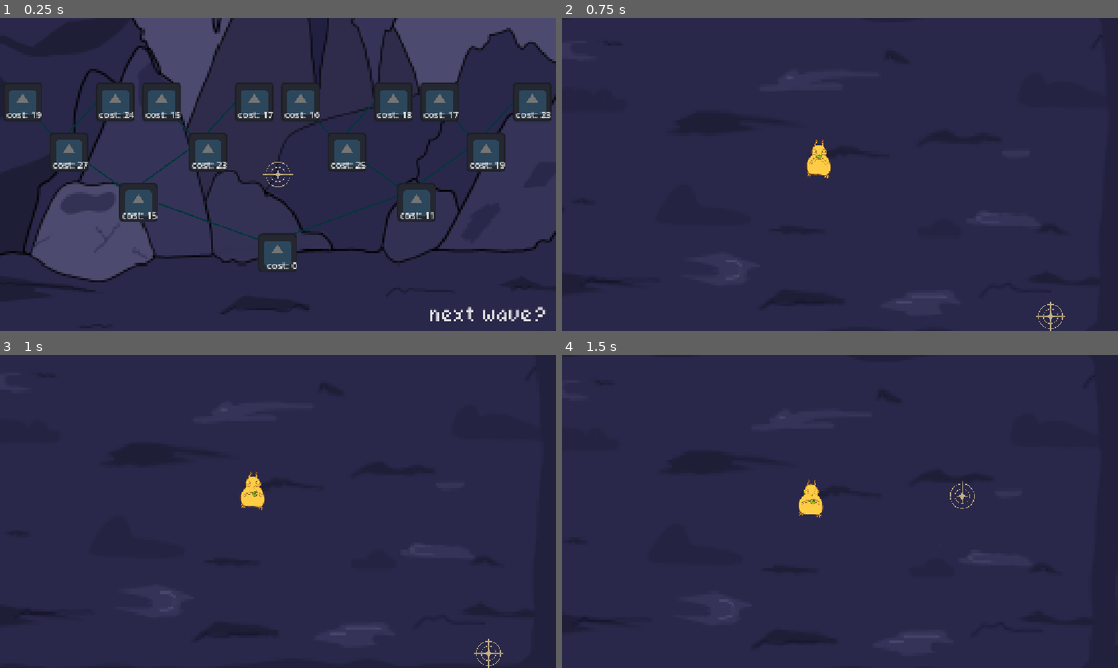
Above: before the commit, frames 1-4 (two rows, left to right).
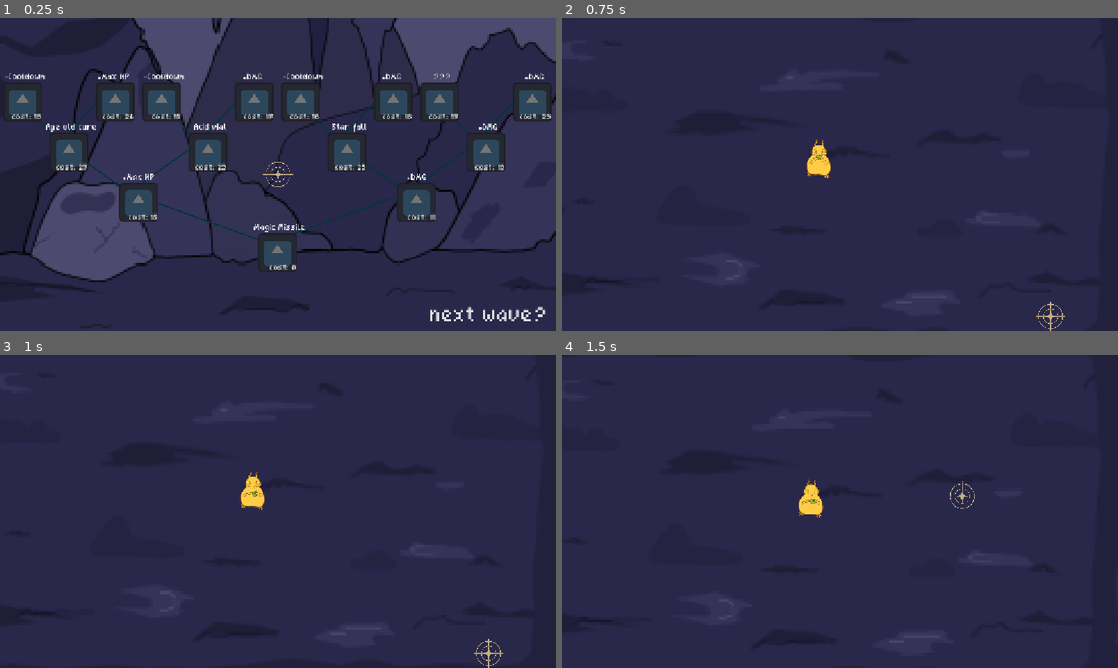
Above: after the commit, the same moments.

Repository: KittyNinjakato/Teenager-Game-Jam
Game: Godot game, scene res://scenes/skill_tree_ui.tscn
Two runs of this game, one before a commit and one after it. Both use one fixed random seed, a clock stepped at 60 frames per second and the inputs below. This scene is started directly instead of the project's main scene. The engine's default icon, where the game draws it, is replaced by a stand-in: a white triangle on a blue panel in a dark square.
Inputs (mouse positions are in pixels of both pictures, inside the frame that each line leads up to):
- Up to frame 1 (0.25 s): no input
- Up to frame 2 (0.75 s): click "next wave?" at 0.5 s
- Up to frame 3 (1 s): no input
- Up to frame 4 (1.5 s): move the mouse to (962, 495) at 1.27 s; click (962, 495) at 1.35 s

The runs differ from the first frame. In frame 1, 2.3% of the frame differs, in the area x 0-100%, y 17-81%; in frame 2, nothing differs; in frame 3, nothing differs; in frame 4, nothing differs.

Commit message:
Added labels + menu music
labelled all the skills on the skill tree and added the menu music

Diff:
--- /dev/null
+++ b/just-a-lil-guy/default_bus_layout.tres
@@ -0,0 +1,15 @@
+[gd_resource type="AudioBusLayout" format=3 uid="uid://30nekxguahlk"]
+
+[resource]
+bus/1/name = &"Music"
+bus/1/solo = false
+bus/1/mute = false
+bus/1/bypass_fx = false
+bus/1/volume_db = -5.042245
+bus/1/send = &"Master"
+bus/2/name = &"SFX"
+bus/2/solo = false
+bus/2/mute = false
+bus/2/bypass_fx = false
+bus/2/volume_db = 0.0
+bus/2/send = &"Master"
--- a/just-a-lil-guy/scenes/lil_guy.tscn
+++ b/just-a-lil-guy/scenes/lil_guy.tscn
@@ -11,6 +11,7 @@
 [ext_resource type="Texture2D" uid="uid://b8fh5cur4yfuj" path="res://sprites/Gub10.webp" id="8_q2svl"]
 
 [sub_resource type="CircleShape2D" id="CircleShape2D_ypebk"]
+radius = 8.0
 
 [sub_resource type="AtlasTexture" id="AtlasTexture_bu4hj"]
 atlas = ExtResource("1_01xe7")
--- a/just-a-lil-guy/scenes/skill_tree_ui.tscn
+++ b/just-a-lil-guy/scenes/skill_tree_ui.tscn
@@ -49,7 +49,8 @@
 offset_top = -23.0
 grow_horizontal = 0
 grow_vertical = 0
-theme_override_font_sizes/font_size = 10
+theme_override_fonts/font = ExtResource("4_8jy26")
+theme_override_font_sizes/font_size = 8
 text = "cost: 0"
 horizontal_alignment = 2
 vertical_alignment = 2
@@ -76,7 +77,8 @@
 offset_top = -23.0
 grow_horizontal = 0
 grow_vertical = 0
-theme_override_font_sizes/font_size = 10
+theme_override_fonts/font = ExtResource("4_8jy26")
+theme_override_font_sizes/font_size = 8
 text = "cost: 15"
 horizontal_alignment = 2
 vertical_alignment = 2
@@ -103,7 +105,8 @@
 offset_top = -23.0
 grow_horizontal = 0
 grow_vertical = 0
-theme_override_font_sizes/font_size = 10
+theme_override_fonts/font = ExtResource("4_8jy26")
+theme_override_font_sizes/font_size = 8
 text = "cost: 27"
 horizontal_alignment = 2
 vertical_alignment = 2
@@ -129,7 +132,8 @@
 offset_top = -23.0
 grow_horizontal = 0
 grow_vertical = 0
-theme_override_font_sizes/font_size = 10
+theme_override_fonts/font = ExtResource("4_8jy26")
+theme_override_font_sizes/font_size = 8
 text = "cost: 19"
 horizontal_alignment = 2
 vertical_alignment = 2
@@ -155,7 +159,8 @@
 offset_top = -23.0
 grow_horizontal = 0
 grow_vertical = 0
-theme_override_font_sizes/font_size = 10
+theme_override_fonts/font = ExtResource("4_8jy26")
+theme_override_font_sizes/font_size = 8
 text = "cost: 24"
 horizontal_alignment = 2
 vertical_alignment = 2
@@ -182,7 +187,8 @@
 offset_top = -23.0
 grow_horizontal = 0
 grow_vertical = 0
-theme_override_font_sizes/font_size = 10
+theme_override_fonts/font = ExtResource("4_8jy26")
+theme_override_font_sizes/font_size = 8
 text = "cost: 23"
 horizontal_alignment = 2
 vertical_alignment = 2
@@ -209,7 +215,8 @@
 offset_top = -23.0
 grow_horizontal = 0
 grow_vertical = 0
-theme_override_font_sizes/font_size = 10
+theme_override_fonts/font = ExtResource("4_8jy26")
+theme_override_font_sizes/font_size = 8
 text = "cost: 15"
 horizontal_alignment = 2
 vertical_alignment = 2
@@ -236,7 +243,8 @@
 offset_top = -23.0
 grow_horizontal = 0
 grow_vertical = 0
-theme_override_font_sizes/font_size = 10
+theme_override_fonts/font = ExtResource("4_8jy26")
+theme_override_font_sizes/font_size = 8
 text = "cost: 17"
 horizontal_alignment = 2
 vertical_alignment = 2
@@ -266,7 +274,8 @@
 offset_top = -23.0
 grow_horizontal = 0
 grow_vertical = 0
-theme_override_font_sizes/font_size = 10
+theme_override_fonts/font = ExtResource("4_8jy26")
+theme_override_font_sizes/font_size = 8
 text = "cost: 11"
 horizontal_alignment = 2
 vertical_alignment = 2
@@ -293,7 +302,8 @@
 offset_top = -23.0
 grow_horizontal = 0
 grow_vertical = 0
-theme_override_font_sizes/font_size = 10
+theme_override_fonts/font = ExtResource("4_8jy26")
+theme_override_font_sizes/font_size = 8
 text = "cost: 25"
 horizontal_alignment = 2
 vertical_alignment = 2
@@ -320,7 +330,8 @@
 offset_top = -23.0
 grow_horizontal = 0
 grow_vertical = 0
-theme_override_font_sizes/font_size = 10
+theme_override_fonts/font = ExtResource("4_8jy26")
+theme_override_font_sizes/font_size = 8
 text = "cost: 16"
 horizontal_alignment = 2
 vertical_alignment = 2
@@ -347,7 +358,8 @@
 offset_top = -23.0
 grow_horizontal = 0
 grow_vertical = 0
-theme_override_font_sizes/font_size = 10
+theme_override_fonts/font = ExtResource("4_8jy26")
+theme_override_font_sizes/font_size = 8
 text = "cost: 18"
 horizontal_alignment = 2
 vertical_alignment = 2
@@ -374,7 +386,8 @@
 offset_top = -23.0
 grow_horizontal = 0
 grow_vertical = 0
-theme_override_font_sizes/font_size = 10
+theme_override_fonts/font = ExtResource("4_8jy26")
+theme_override_font_sizes/font_size = 8
 text = "cost: 19"
 horizontal_alignment = 2
 vertical_alignment = 2
@@ -401,7 +414,8 @@
 offset_top = -23.0
 grow_horizontal = 0
 grow_vertical = 0
-theme_override_font_sizes/font_size = 10
+theme_override_fonts/font = ExtResource("4_8jy26")
+theme_override_font_sizes/font_size = 8
 text = "cost: 17"
 horizontal_alignment = 2
 vertical_alignment = 2
@@ -416,19 +430,20 @@
 metadata/Skill_name = "Skill_button_15"
 metadata/essence_cost = 23
 
-[node name="Label" type="Label" parent="skill_button_1/skill_button_3/skill_button_7/skill_button_15" unique_id=1647932720]
-z_index = 1
-layout_mode = 1
-anchors_preset = 3
-anchor_left = 1.0
-anchor_top = 1.0
-anchor_right = 1.0
-anchor_bottom = 1.0
-offset_left = -40.0
-offset_top = -23.0
-grow_horizontal = 0
-grow_vertical = 0
-theme_override_font_sizes/font_size = 10
+[node name="cost_label_15" type="Label" parent="skill_button_1/skill_button_3/skill_button_7/skill_button_15" unique_id=1647932720]
+z_index = 1
+layout_mode = 1
+anchors_preset = 3
+anchor_left = 1.0
+anchor_top = 1.0
+anchor_right = 1.0
+anchor_bottom = 1.0
+offset_left = -40.0
+offset_top = -23.0
+grow_horizontal = 0
+grow_vertical = 0
+theme_override_fonts/font = ExtResource("4_8jy26")
+theme_override_font_sizes/font_size = 8
 text = "cost: 23"
 horizontal_alignment = 2
 vertical_alignment = 2
@@ -461,4 +476,292 @@
 z_index = 4096
 position = Vector2(576.99994, 413.99997)
 
+[node name="skill_label_1" type="Label" parent="." unique_id=688195880]
+z_index = 1
+layout_mode = 1
+anchors_preset = 7
+anchor_left = 0.5
+anchor_top = 1.0
+anchor_right = 0.5
+anchor_bottom = 1.0
+offset_left = -48.0
+offset_top = -138.0
+offset_right = 58.0
+offset_bottom = -115.0
+grow_horizontal = 2
+grow_vertical = 0
+theme_override_fonts/font = ExtResource("4_8jy26")
+theme_override_font_sizes/font_size = 16
+text = "Magic Missile"
+horizontal_alignment = 1
+vertical_alignment = 2
+
+[node name="skill_label_2" type="Label" parent="." unique_id=872439711]
+z_index = 1
+layout_mode = 1
+anchors_preset = 3
+anchor_left = 1.0
+anchor_top = 1.0
+anchor_right = 1.0
+anchor_bottom = 1.0
+offset_left = -896.0
+offset_top = -242.0
+offset_right = -830.0
+offset_bottom = -219.0
+grow_horizontal = 0
+grow_vertical = 0
+theme_override_fonts/font = ExtResource("4_8jy26")
+theme_override_font_sizes/font_size = 16
+text = "+Max HP"
+horizontal_alignment = 1
+vertical_alignment = 2
+
+[node name="skill_label_3" type="Label" parent="." unique_id=1858875196]
+z_index = 1
+layout_mode = 1
+anchors_preset = 3
+anchor_left = 1.0
+anchor_top = 1.0
+anchor_right = 1.0
+anchor_bottom = 1.0
+offset_left = -320.0
+offset_top = -242.0
+offset_right = -254.0
+offset_bottom = -219.0
+grow_horizontal = 0
+grow_vertical = 0
+theme_override_fonts/font = ExtResource("4_8jy26")
+theme_override_font_sizes/font_size = 16
+text = "+DMG"
+horizontal_alignment = 1
+vertical_alignment = 2
+
+[node name="skill_label_4" type="Label" parent="." unique_id=744787494]
+layout_mode = 1
+anchors_preset = 3
+anchor_left = 1.0
+anchor_top = 1.0
+anchor_right = 1.0
+anchor_bottom = 1.0
+offset_left = -1056.0
+offset_top = -346.0
+offset_right = -950.0
+offset_bottom = -323.0
+grow_horizontal = 0
+grow_vertical = 0
+theme_override_fonts/font = ExtResource("4_8jy26")
+theme_override_font_sizes/font_size = 16
+text = "Age old cure"
+horizontal_alignment = 1
+vertical_alignment = 2
+
+[node name="skill_label_5" type="Label" parent="." unique_id=661759736]
+layout_mode = 1
+anchors_preset = 3
+anchor_left = 1.0
+anchor_top = 1.0
+anchor_right = 1.0
+anchor_bottom = 1.0
+offset_left = -768.0
+offset_top = -346.0
+offset_right = -662.0
+offset_bottom = -323.0
+grow_horizontal = 0
+grow_vertical = 0
+theme_override_fonts/font = ExtResource("4_8jy26")
+theme_override_font_sizes/font_size = 16
+text = "Acid vial"
+horizontal_alignment = 1
+vertical_alignment = 2
+
+[node name="skill_label_6" type="Label" parent="." unique_id=640083873]
+layout_mode = 1
+anchors_preset = 3
+anchor_left = 1.0
+anchor_top = 1.0
+anchor_right = 1.0
+anchor_bottom = 1.0
+offset_left = -480.0
+offset_top = -346.0
+offset_right = -374.0
+offset_bottom = -323.0
+grow_horizontal = 0
+grow_vertical = 0
+theme_override_fonts/font = ExtResource("4_8jy26")
+theme_override_font_sizes/font_size = 16
+text = "Star fall"
+horizontal_alignment = 1
+vertical_alignment = 2
+
+[node name="skill_label_7" type="Label" parent="." unique_id=1723074290]
+layout_mode = 1
+anchors_preset = 3
+anchor_left = 1.0
+anchor_top = 1.0
+anchor_right = 1.0
+anchor_bottom = 1.0
+offset_left = -192.0
+offset_top = -346.0
+offset_right = -86.0
+offset_bottom = -323.0
+grow_horizontal = 0
+grow_vertical = 0
+theme_override_fonts/font = ExtResource("4_8jy26")
+theme_override_font_sizes/font_size = 16
+text = "+DMG"
+horizontal_alignment = 1
+vertical_alignment = 2
+
+[node name="skill_label_8" type="Label" parent="." unique_id=1509319326]
+layout_mode = 1
+anchors_preset = 3
+anchor_left = 1.0
+anchor_top = 1.0
+anchor_right = 1.0
+anchor_bottom = 1.0
+offset_left = -1152.0
+offset_top = -450.0
+offset_right = -1046.0
+offset_bottom = -427.0
+grow_horizontal = 0
+grow_vertical = 0
+theme_override_fonts/font = ExtResource("4_8jy26")
+theme_override_font_sizes/font_size = 16
+text = "-Cooldown"
+horizontal_alignment = 1
+vertical_alignment = 2
+
+[node name="skill_label_9" type="Label" parent="." unique_id=126583638]
+layout_mode = 1
+anchors_preset = 3
+anchor_left = 1.0
+anchor_top = 1.0
+anchor_right = 1.0
+anchor_bottom = 1.0
+offset_left = -968.0
+offset_top = -450.0
+offset_right = -862.0
+offset_bottom = -427.0
+grow_horizontal = 0
+grow_vertical = 0
+theme_override_fonts/font = ExtResource("4_8jy26")
+theme_override_font_sizes/font_size = 16
+text = "+Max HP"
+horizontal_alignment = 1
+vertical_alignment = 2
+
+[node name="skill_label_10" type="Label" parent="." unique_id=1835194001]
+layout_mode = 1
+anchors_preset = 3
+anchor_left = 1.0
+anchor_top = 1.0
+anchor_right = 1.0
+anchor_bottom = 1.0
+offset_left = -864.0
+offset_top = -450.0
+offset_right = -758.0
+offset_bottom = -427.0
+grow_horizontal = 0
+grow_vertical = 0
+theme_override_fonts/font = ExtResource("4_8jy26")
+theme_override_font_sizes/font_size = 16
+text = "-Cooldown"
+horizontal_alignment = 1
+vertical_alignment = 2
+
+[node name="skill_label_11" type="Label" parent="." unique_id=945238715]
+layout_mode = 1
+anchors_preset = 3
+anchor_left = 1.0
+anchor_top = 1.0
+anchor_right = 1.0
+anchor_bottom = 1.0
+offset_left = -680.0
+offset_top = -450.0
+offset_right = -574.0
+offset_bottom = -427.0
+grow_horizontal = 0
+grow_vertical = 0
+theme_override_fonts/font = ExtResource("4_8jy26")
+theme_override_font_sizes/font_size = 16
+text = "+DMG"
+horizontal_alignment = 1
+vertical_alignment = 2
+
+[node name="skill_label_12" type="Label" parent="." unique_id=1881674416]
+layout_mode = 1
+anchors_preset = 3
+anchor_left = 1.0
+anchor_top = 1.0
+anchor_right = 1.0
+anchor_bottom = 1.0
+offset_left = -576.0
+offset_top = -450.0
+offset_right = -470.0
+offset_bottom = -427.0
+grow_horizontal = 0
+grow_vertical = 0
+theme_override_fonts/font = ExtResource("4_8jy26")
+theme_override_font_sizes/font_size = 16
+text = "-Cooldown"
+horizontal_alignment = 1
+vertical_alignment = 2
+
+[node name="skill_label_13" type="Label" parent="." unique_id=1192090777]
+layout_mode = 1
+anchors_preset = 3
+anchor_left = 1.0
+anchor_top = 1.0
+anchor_right = 1.0
+anchor_bottom = 1.0
+offset_left = -392.0
+offset_top = -450.0
+offset_right = -286.0
+offset_bottom = -427.0
+grow_horizontal = 0
+grow_vertical = 0
+theme_override_fonts/font = ExtResource("4_8jy26")
+theme_override_font_sizes/font_size = 16
+text = "+DMG"
+horizontal_alignment = 1
+vertical_alignment = 2
+
+[node name="skill_label_14" type="Label" parent="." unique_id=487984232]
+layout_mode = 1
+anchors_preset = 3
+anchor_left = 1.0
+anchor_top = 1.0
+anchor_right = 1.0
+anchor_bottom = 1.0
+offset_left = -288.0
+offset_top = -450.0
+offset_right = -182.0
+offset_bottom = -427.0
+grow_horizontal = 0
+grow_vertical = 0
+theme_override_fonts/font = ExtResource("4_8jy26")
+theme_override_font_sizes/font_size = 16
+text = "???"
+horizontal_alignment = 1
+vertical_alignment = 2
+
+[node name="skill_label_15" type="Label" parent="." unique_id=1724860210]
+layout_mode = 1
+anchors_preset = 3
+anchor_left = 1.0
+anchor_top = 1.0
+anchor_right = 1.0
+anchor_bottom = 1.0
+offset_left = -96.0
+offset_top = -450.0
+offset_right = 10.0
+offset_bottom = -427.0
+grow_horizontal = 0
+grow_vertical = 0
+theme_override_fonts/font = ExtResource("4_8jy26")
+theme_override_font_sizes/font_size = 16
+text = "+DMG"
+horizontal_alignment = 1
+vertical_alignment = 2
+
 [connection signal="pressed" from="Next wave" to="." method="_on_next_wave_pressed"]
--- a/just-a-lil-guy/scenes/start menu.tscn
+++ b/just-a-lil-guy/scenes/start menu.tscn
@@ -12,6 +12,7 @@
 [ext_resource type="Texture2D" uid="uid://b8fh5cur4yfuj" path="res://sprites/Gub10.webp" id="9_v8tkd"]
 [ext_resource type="Texture2D" uid="uid://r6ll6tuvgaoi" path="res://sprites/placeholder_lil_guy.png" id="10_4awlh"]
 [ext_resource type="Texture2D" uid="uid://brufuv5qfevl7" path="res://sprites/lil_guy_placeholder+.png" id="11_kwxjk"]
+[ext_resource type="AudioStream" uid="uid://3ynxrfn0bu1g" path="res://music/MAINMENUTHEMEGUBB.ogg" id="13_sb01e"]
 
 [sub_resource type="AtlasTexture" id="AtlasTexture_bu4hj"]
 atlas = ExtResource("10_4awlh")
@@ -167,4 +168,9 @@
 tab_size = 7
 visible_characters_behavior = 1
 
+[node name="Start_menu_music" type="AudioStreamPlayer2D" parent="." unique_id=1512626634]
+stream = ExtResource("13_sb01e")
+autoplay = true
+bus = &"Music"
+
 [connection signal="pressed" from="Button" to="." method="_on_button_pressed"]
Not shown, changed: just-a-lil-guy/music/MAINMENUTHEMEGUBB.ogg.import
Binary file added: just-a-lil-guy/sprites/Fist pixel art.png
Not shown, added: just-a-lil-guy/sprites/Fist pixel art.png.import
